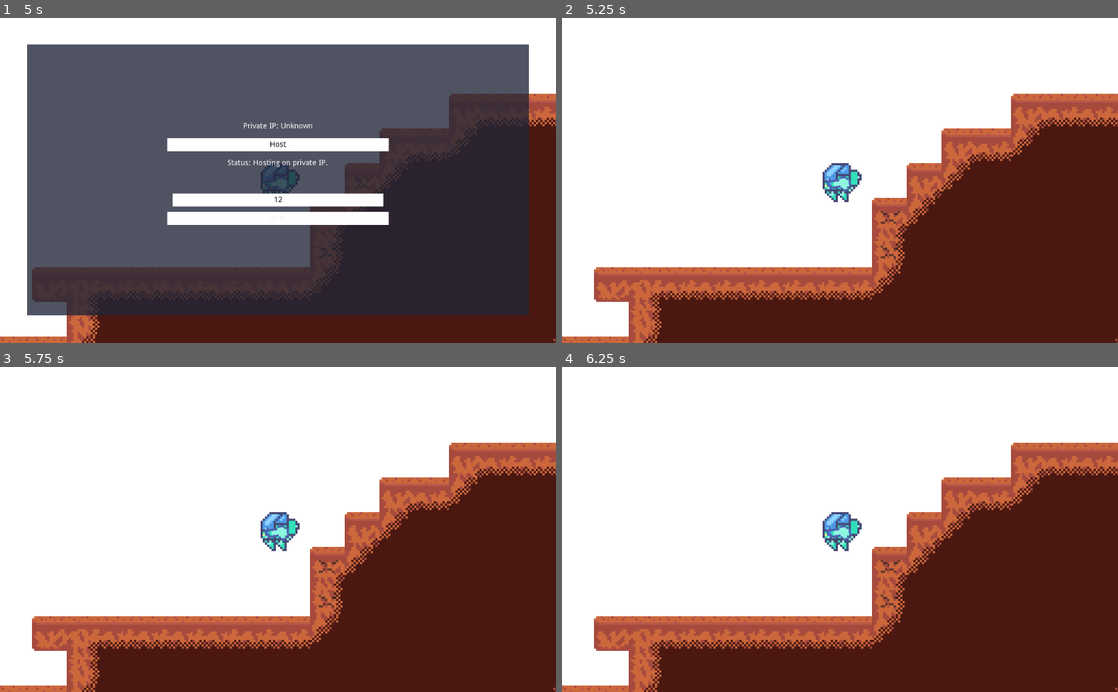
Above: before the commit, frames 1-4 (two rows, left to right).
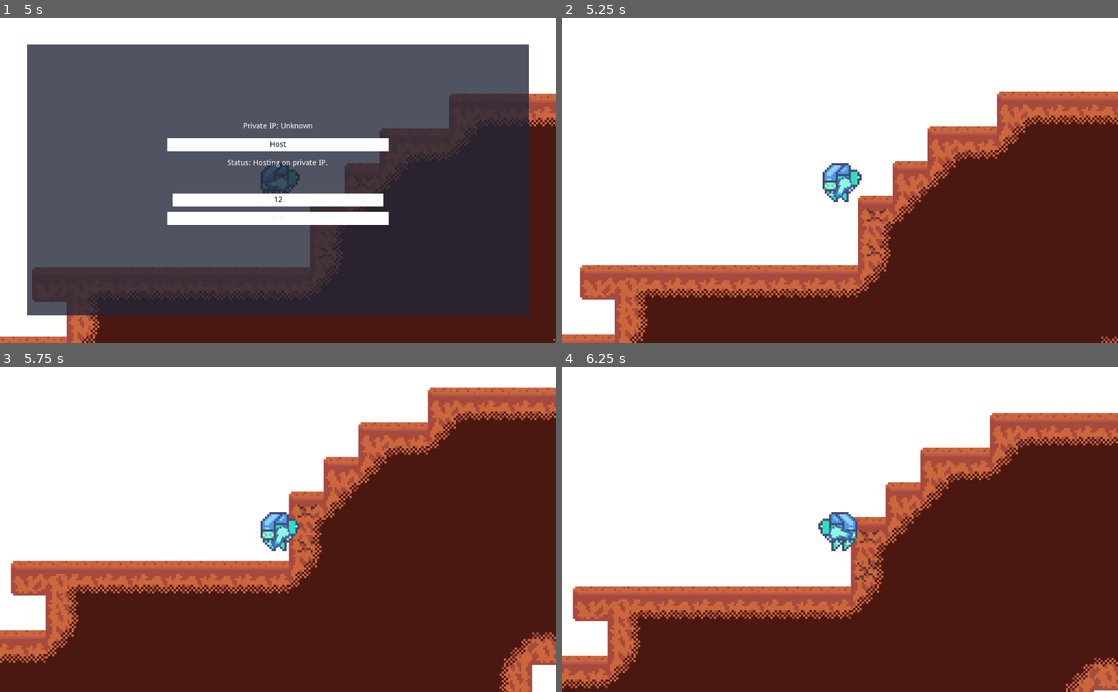
Above: after the commit, the same moments.

Repository: MichaelRRyan/Mecha-Miners
Game: Godot game, scene res://scenes/Gameplay.tscn
Two runs of this game, one before a commit and one after it. Both use one fixed random seed, a clock stepped at 60 frames per second and the inputs below.
Inputs (mouse positions are in pixels of both pictures, inside the frame that each line leads up to):
- Up to frame 1 (5 s): tap Enter at 0.5 s; move the mouse to (400, 164) at 0.52 s; press the mouse at (400, 164) at 0.53 s; hold D (move_right) 0.53-2 s; tap W (jump) at 0.77, 1.52 s; move the mouse to (166, 196) at 1.27 s; release the mouse at (166, 196) at 1.28 s; tap H (toggle_network_panel) at 1.35 s; click (278, 200) at 2.02 s; type "12" at 2.1 s; click "Host" at 2.75 s; click "Join" at 3.5 s; move the mouse to (333, 109) at 4.27 s; press the mouse at (333, 109) at 4.28 s; hold A (move_left) from 4.28 s (still down)
- Up to frame 2 (5.25 s): move the mouse to (812, 245) at 5.02 s; release A (move_left) at 5.03 s; release the mouse at (812, 245) at 5.03 s; hold D (move_right) from 5.03 s (still down); tap H (toggle_network_panel) at 5.1 s
- Up to frame 3 (5.75 s): keep holding D (move_right); tap W (jump) at 5.27 s
- Up to frame 4 (6.25 s): keep holding D (move_right); move the mouse to (1006, 578) at 5.77 s; press the mouse at (1006, 578) at 5.78 s; tap W (jump) at 6.02 s

Frame 1 is identical in both runs. In frame 2, 8.1% of the frame differs, in the area x 0-100%, y 22-100%; in frame 3, 33%, in the area x 0-100%, y 6-100%; in frame 4, 24%.
Error in both runs: Invalid call. Nonexistent function 'close_server' in base 'Node (Network.gd)'. (res://scripts/NetworkPanel.gd:47)

Commit message:
Fixed a negation issue

Diff:
--- a/scripts/Gameplay.gd
+++ b/scripts/Gameplay.gd
@@ -19,8 +19,7 @@
 # -----------------------------------------------------------------------------
 func _on_player_disconnected(peer_id):
 	var player = $Players.get_node(str(peer_id))
-	if player:
-		player.queue_free()
+	if player: player.queue_free()
 
 
 # -----------------------------------------------------------------------------
@@ -58,3 +57,6 @@
 	player.set_network_master(peer_id)
 	player.is_online = true
 	$Players.add_child(player)
+
+
+# -----------------------------------------------------------------------------
--- a/scripts/Player.gd
+++ b/scripts/Player.gd
@@ -75,7 +75,7 @@
 	if Engine.editor_hint:
 		return
 
-	if is_online and is_network_master():
+	if is_online and not is_network_master():
 		return
 
 	__handle_vertical_movement(delta)
